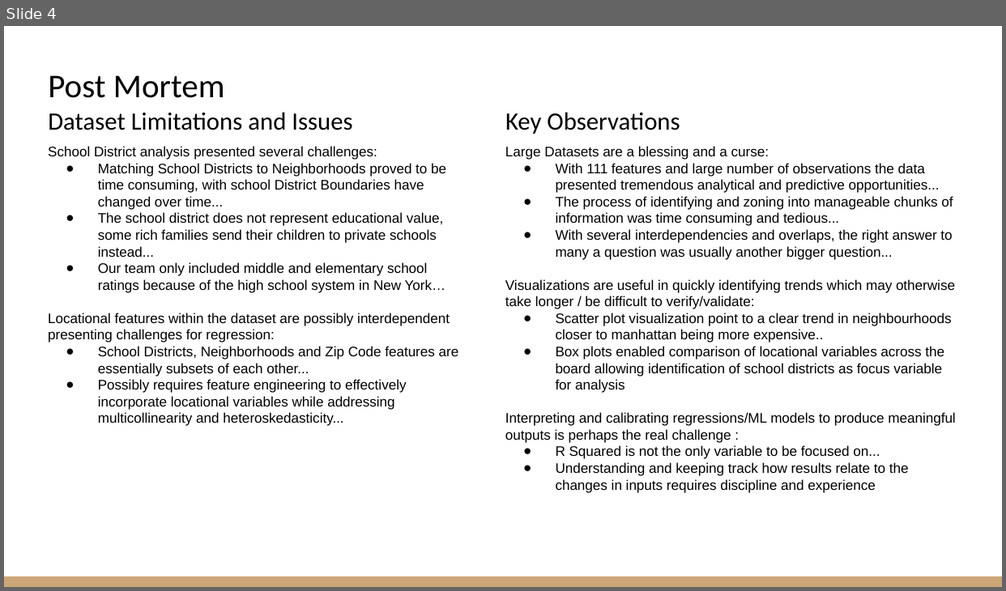
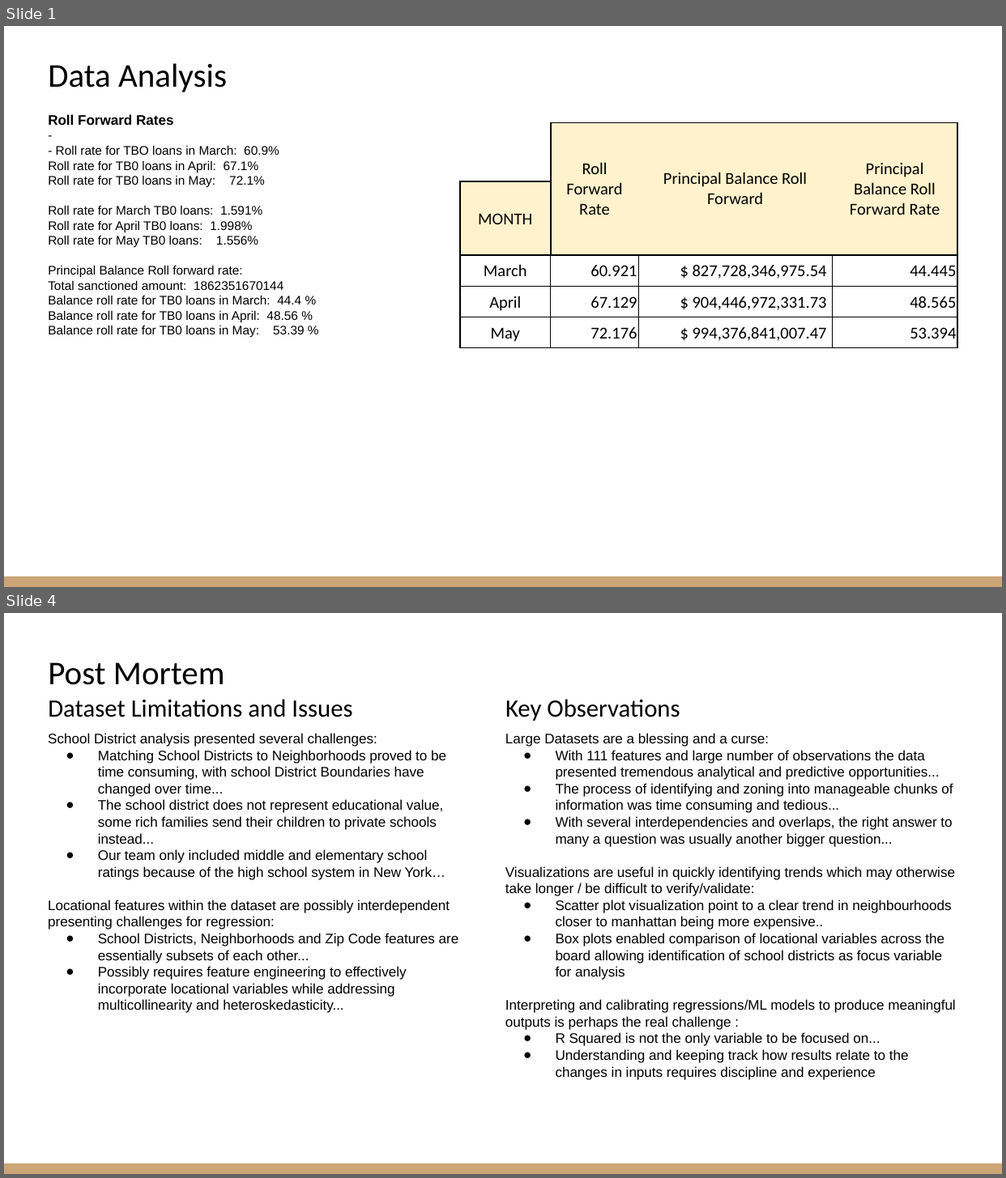
Before and after one commit to Suhaib471/GradientBoost_model, a slide deck: ABC Finance Case Study - v2.pptx. Shown one above the other, each under a label of ours: slide 4 before the commit, slides 1 and 4 after it; the slides between them are not shown. The pictures are 1006x591 and 1006x1178 pixels, drawn with LibreOffice and Linux fonts; fonts in the diff are those of the drawing. Boxes give left, top, right and bottom in pixels: in the first picture for what was removed or moved away, otherwise in the second. Text is boxed around its words. In the diff, an @@ line names an element or a change of style, - is before the commit and + after.

```diff
--- a/ABC Finance Case Study - v2.pptx
+++ b/ABC Finance Case Study - v2.pptx
@@ slide 1 added at box(4, 26, 1002, 587), background #FFFFFF; not listed: 1 template element that a slide beside it also shows @@
@@ title added at box(48, 63, 227, 92), 24 pt, text #000000 @@
+Data Analysis
@@ text added at box(48, 114, 305, 338), 9 pt, text #000000 @@
+Roll Forward Rates
+-
+- Roll rate for TBO loans in March: 60.9%
+Roll rate for TB0 loans in April: 67.1%
+Roll rate for TB0 loans in May: 72.1%
+Roll rate for March TB0 loans: 1.591%
+Roll rate for April TB0 loans: 1.998%
+Roll rate for May TB0 loans: 1.556%
+Principal Balance Roll forward rate:
+Total sanctioned amount: 1862351670144
+Balance roll rate for TB0 loans in March: 44.4 %
+Balance roll rate for TB0 loans in April: 48.56 %
+Balance roll rate for TB0 loans in May: 53.39 %
@@ table added at box(460, 123, 958, 345), 5 rows, 4 columns @@
+ | Roll Forward Rate | Principal Balance Roll Forward | Principal Balance Roll Forward Rate
+MONTH |  |  | 
+March | 60.921 | $ 827,728,346,975.54 | 44.445
+April | 67.129 | $ 904,446,972,331.73 | 48.565
+May | 72.176 | $ 994,376,841,007.47 | 53.394
```
Also in this commit, not shown: 2 slides changed, 1 other slide added, 1 slide removed, 2 other files.
